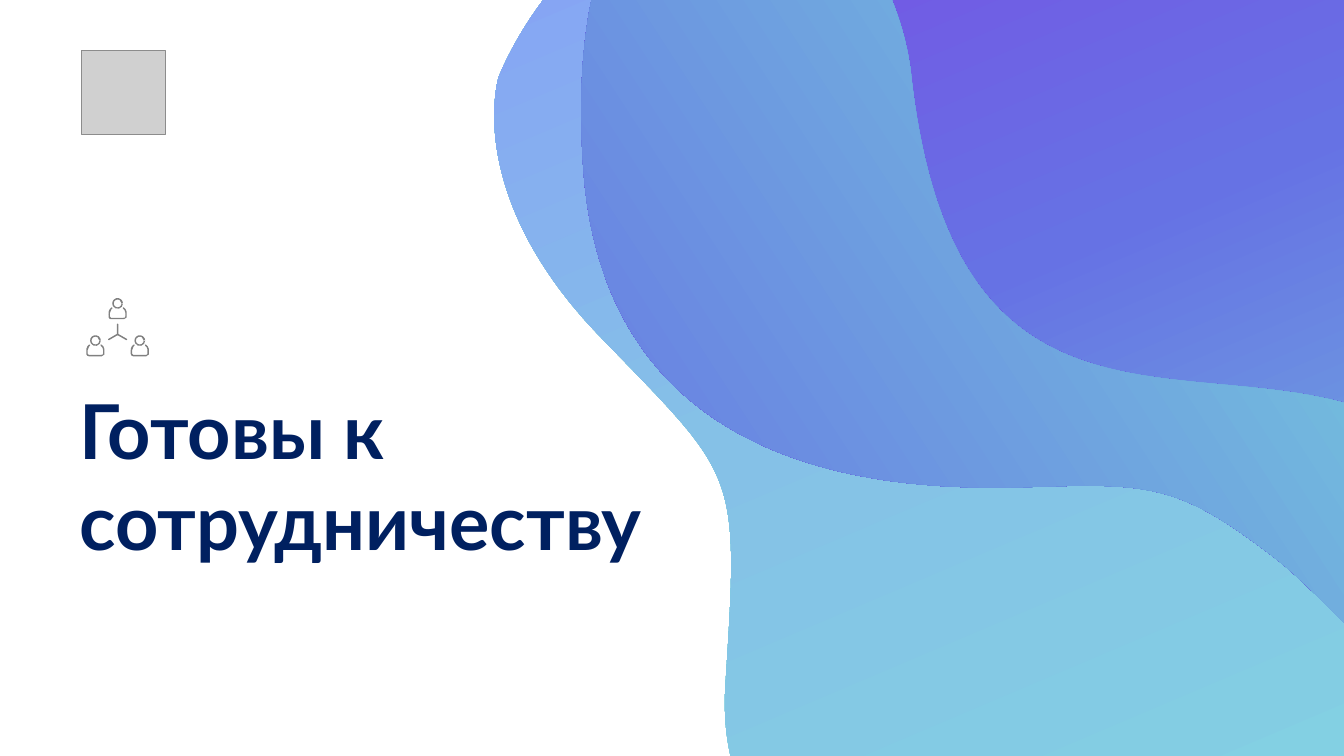
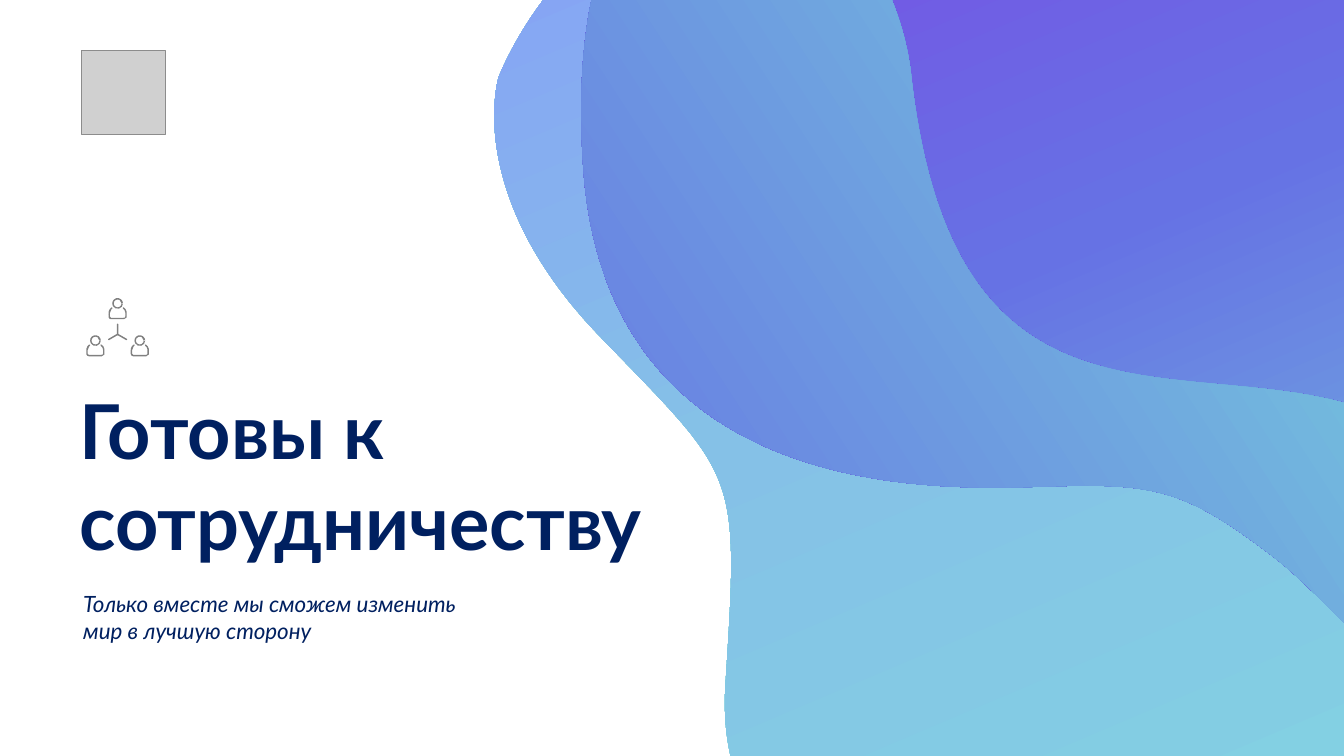
Before and after one commit to romka-best/NeoBrain_App, a slide deck: slide 15 of NeoBrain.pptx. Drawn at 1344x756 pixels with LibreOffice and Linux fonts; fonts in the diff are those of the drawing; grey boxes stand for pictures. Boxes give left, top, right and bottom in pixels: in the first picture for what was removed or moved away, otherwise in the second. Text is boxed around its words. In the diff, an @@ line names an element or a change of style, - is before the commit and + after.

```diff
--- a/NeoBrain.pptx
+++ b/NeoBrain.pptx
@@ text added at [83, 596, 456, 643], 16 pt, text #002060, italic @@
+Только вместе мы сможем изменить мир в лучшую сторону
```
Also in this commit, not shown: 6 other slides changed, 1 slide added, 1 slide removed, 27 other files.
